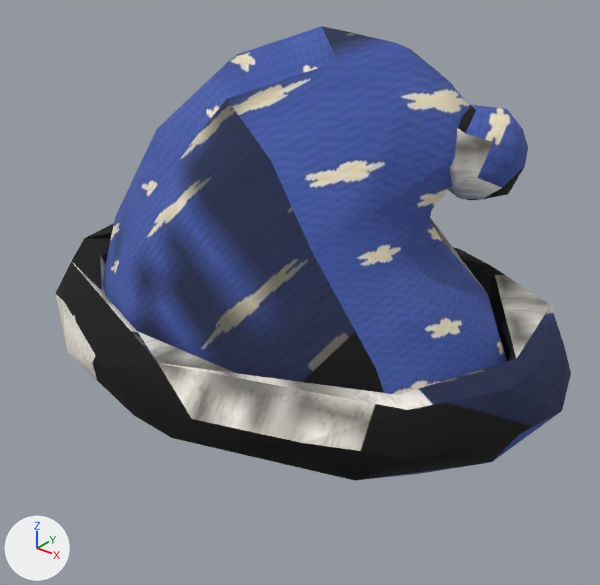
The glTF model public/models/outfits/nightcap.glb, before and after one commit.
Camera for both pictures: a camera (50 mm lens) standing at (27.5, -34.7, 17.5) and looking at (0.4, -0.8, -3.5). Every picture has the same lights, and +X, +Y and +Z are marked at lower left. The older version comes first. Where no turn or scale is listed for an object, it has been applied to the vertices. Vertices at exactly the same position are counted once.

The first picture shows 'nightcap_mesh'.
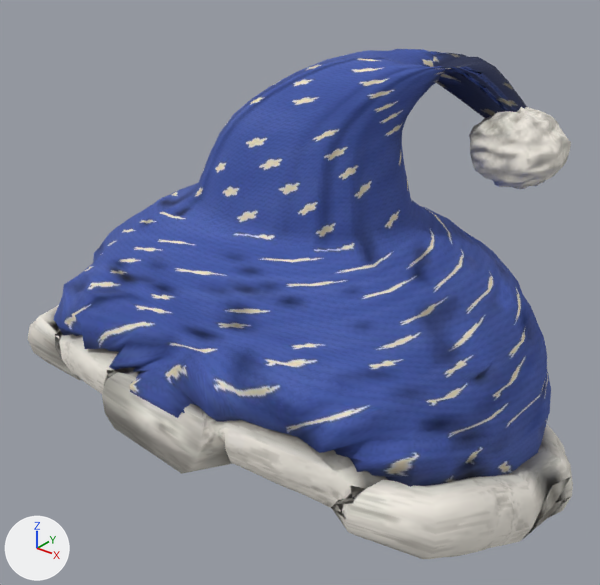
The change, as a list of edits to the scene's bpy script:
```text
Change me_nightcap:
    used by ob_nightcap_mesh; location = (0.0, 0.0, 0.0)
    remove me_nightcap.from_pydata(...)  # 234 vertices, 460 faces; spans x -16.4..16.2, y -12.8..11.1, z -7.0..11.2
    add me_nightcap.from_pydata(...)  # 1712 vertices, 3290 faces; spans x -14.9..14.9, y -12.3..11.1, z -13.9..10.0
    me_nightcap part 1: the loose piece of 119 vertices spanning x -13.4..13.4, y -10.1..8.2, z -6.6..11.2 is rebuilt with 1712 vertices and now spans x -14.9..14.9, y -12.3..11.1, z -13.9..10.0
    me_nightcap part 2: the loose piece of 82 vertices spanning x -16.4..16.2, y -12.8..11.1, z -7.0..-2.8 is deleted
    me_nightcap part 3: the loose piece of 33 vertices spanning x 6.7..11.3, y 0.8..5.4, z 2.9..7.8 is deleted
Add me_nightcap_pom:
    me_nightcap_pom.from_pydata(...)  # 344 vertices, 684 faces; spans x 8.21..13.17, y 1.37..5.73, z 3.82..7.99
    me_nightcap_pom.materials.append(mat_piece_nightcap)
Add me_nightcap_cuff:
    me_nightcap_cuff.from_pydata(...)  # 693 vertices, 1386 faces; spans x -17.0..17.1, y -13.0..12.3, z -15.7..-4.7
    me_nightcap_cuff.materials.append(mat_piece_nightcap)
Add ob_nightcap_pom:
    ob_nightcap_pom = bpy.data.objects.new('nightcap_pom', me_nightcap_pom)
    ob_nightcap_pom.location = (0.0, 0.0, 0.0)
Add ob_nightcap_cuff:
    ob_nightcap_cuff = bpy.data.objects.new('nightcap_cuff', me_nightcap_cuff)
    ob_nightcap_cuff.location = (0.0, 0.0, 0.0)
```

Boxes (x1, y1, x2, y2) around the edits, measured in the pictures (600 x 585 px):
'nightcap_mesh', reshaped: before (55, 26, 571, 481); after (54, 49, 551, 487)
'nightcap_cuff', added: after (28, 305, 573, 559)
'nightcap_pom', added: after (469, 107, 571, 189)
part 1 of me_nightcap, rebuilt (23% wider, 19% taller): before (104, 26, 507, 395); after (54, 49, 551, 487)
part 2 of me_nightcap, deleted: before (55, 223, 571, 481)
part 3 of me_nightcap, deleted: before (448, 105, 528, 200)
